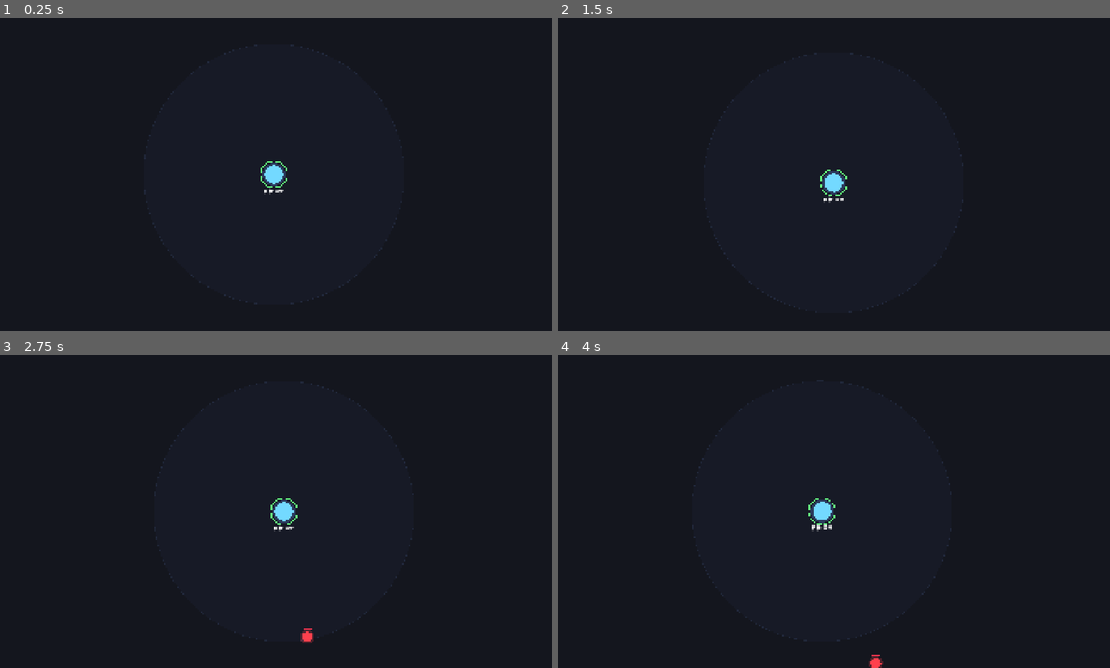
Above: before the commit, frames 1-4 (two rows, left to right).
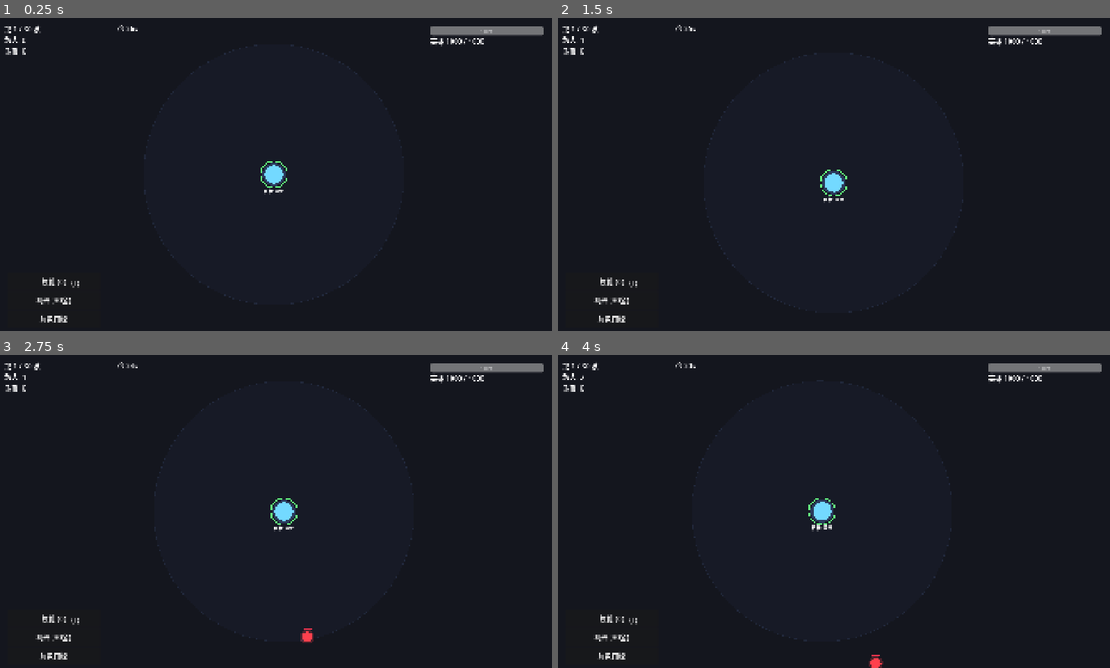
Above: after the commit, the same moments.

Repository: cbl315/roguelike-td
Game: Godot game, scene res://src/scenes/main.tscn
Two runs of this game, one before a commit and one after it. Both use one fixed random seed, a clock stepped at 60 frames per second and the inputs below.
Inputs (mouse positions are in pixels of both pictures, inside the frame that each line leads up to):
- Up to frame 1 (0.25 s): no input
- Up to frame 2 (1.5 s): tap Enter at 0.5 s; move the mouse to (955, 158) at 0.52 s; hold D 0.53-1.28 s; tap Tab at 0.6 s; click (955, 158) at 0.67 s; move the mouse to (718, 190) at 1.27 s; hold S from 1.28 s (still down); tap C at 1.35 s; click (718, 190) at 1.42 s
- Up to frame 3 (2.75 s): move the mouse to (331, 442) at 2.02 s; release S at 2.03 s; hold D from 2.03 s (still down); tap Tab at 2.1 s; click (331, 442) at 2.17 s
- Up to frame 4 (4 s): move the mouse to (806, 574) at 2.77 s; release D at 2.78 s; hold W 2.78-3.53 s; tap C at 2.85 s; click (806, 574) at 2.92 s; move the mouse to (999, 558) at 3.52 s; hold A from 3.53 s (still down); tap Tab at 3.6 s; click (999, 558) at 3.67 s

The runs differ from the first frame. In frame 1, 1.2% of the frame differs, in the area x 0-99%, y 2-98%; in frame 2, 1.2%; in frame 3, 1.2%; in frame 4, 1.2%.

Commit message:
Bypass GUI system: manual _input click detection on buttons
Godot 4 CanvasLayer + Camera2D mouse hit-testing proved unreliable
after 5+ attempts (mouse_filter, focus_mode, layer, follow_viewport).
Switched to brute-force: HUD._input() manually checks if click position
falls in each button's screen rect. _input has highest priority, always
fires regardless of CanvasLayer/Camera2D quirks.

Button rects hardcoded to match SideButtons layout (40,880 / 40,940 /
40,1000, each 280×60). Added debug prints on each handler.

This is a pragmatic fix — the standard GUI approach should work in
principle but Godot 4.6 CanvasLayer+Camera2D interaction has edge cases.
Manual detection is 100% reliable for fixed-position buttons.

Diff:
--- a/client/src/scenes/hud/hud.gd
+++ b/client/src/scenes/hud/hud.gd
@@ -28,15 +28,41 @@
 	_char_btn.pressed.connect(_on_char_btn)
 
 
+## 暴力点击检测：绕过 Godot GUI 系统，手动判断点击是否落在按钮区域内。
+## 用 _input（最高优先级）直接拦截，确保按钮一定响应。
+func _input(event: InputEvent) -> void:
+	if not (event is InputEventMouseButton) or not event.pressed:
+		return
+	if event.button_index != MOUSE_BUTTON_LEFT:
+		return
+	var pos: Vector2 = event.position
+	# 检测三个按钮的屏幕区域（与 main.tscn SideButtons offset 一致）
+	# SideButtons: offset_left=40 top=880, 每个 280×60 + separation
+	var btn_rects: Array = [
+		{"name": "skill", "rect": Rect2(40, 880, 280, 60), "fn": _on_skill_btn},
+		{"name": "bond", "rect": Rect2(40, 940, 280, 60), "fn": _on_bond_btn},
+		{"name": "char", "rect": Rect2(40, 1000, 280, 60), "fn": _on_char_btn},
+	]
+	for btn in btn_rects:
+		if btn["rect"].has_point(pos):
+			print("[HUD] manual click hit: %s at %s" % [btn["name"], pos])
+			btn["fn"].call()
+			get_viewport().set_input_as_handled()
+			return
+
+
 func _on_skill_btn() -> void:
+	print("[HUD] _on_skill_btn → emit skill_picker_requested")
 	skill_picker_requested.emit()
 
 
 func _on_bond_btn() -> void:
+	print("[HUD] _on_bond_btn → emit bond_picker_requested")
 	bond_picker_requested.emit()
 
 
 func _on_char_btn() -> void:
+	print("[HUD] _on_char_btn → emit char_panel_toggled")
 	char_panel_toggled.emit()
 
 
--- a/client/src/scenes/main.tscn
+++ b/client/src/scenes/main.tscn
@@ -51,7 +51,6 @@
 
 [node name="UILayer" type="CanvasLayer" parent="."]
 layer = 10
-follow_viewport_enabled = true
 
 [node name="HUD" type="Control" parent="UILayer"]
 layout_mode = 3
Binary file changed: client/src/assets/bonds/bond_zhutian_emperor_cauldron.png
